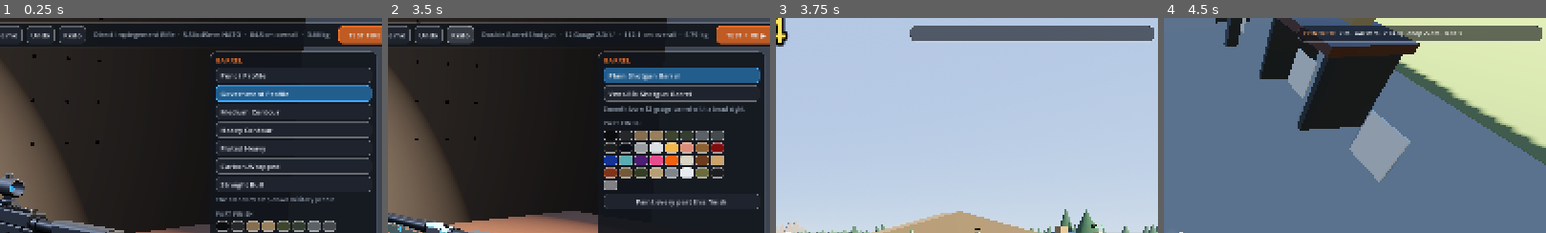
Above: before the commit, frames 1-4 (left to right).
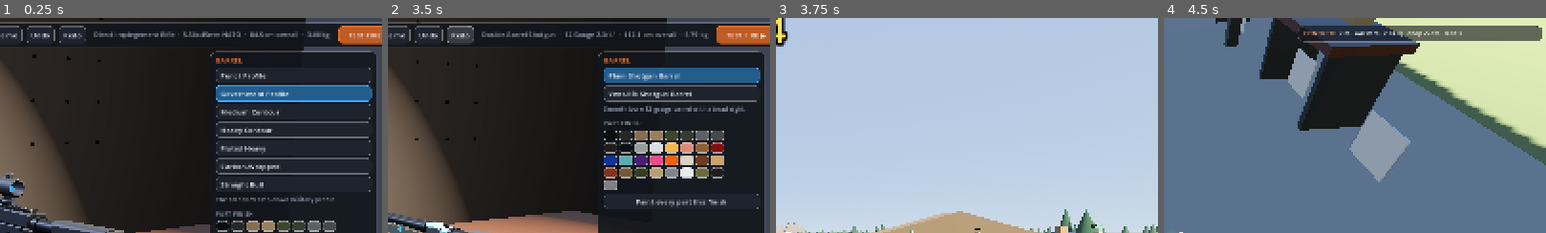
Above: after the commit, the same moments.

Repository: SubToFeralsloth11/forge-and-fire
Game: Godot game, scene res://main.tscn
Same seed, same stepped clock (60 frames per second), same inputs: the game is played once before the commit and once after it.
Inputs (mouse positions are % of the whole screen's width and height, from its top left):
- Up to frame 1 (0.25 s): no input
- Up to frame 2 (3.5 s): click "My Designs ▾" at 0.5 s; click "Surprise me" at 1.25 s; click "Undo" at 2 s; click "Redo" at 2.75 s
- Up to frame 3 (3.75 s): click "TEST FIRE ▶" at 3.5 s
- Up to frame 4 (4.5 s): tap Enter at 4.25 s; move the mouse to (55, 50) at 4.27 s; hold W from 4.28 s (still down); tap R at 4.35 s; click (55, 50) at 4.42 s
The pictures show only the part of the screen within x 50-100%, y 0-50%; the shares and areas given below are measured in that part.

Frames 1-2 are identical in both runs. In frame 3, 4.5% of the frame differs, in the area x 35-99%, y 3-11%; in frame 4, nothing differs.

Commit message:
Set iron-sight eye relief per platform, hide empty hit log

Diff:
--- a/scripts/hud.gd
+++ b/scripts/hud.gd
@@ -24,6 +24,7 @@
 var _lrf := -1.0
 var _wind_l: Label
 var _last_pellet := 0
+var hit_panel: PanelContainer
 
 
 func _ready() -> void:
@@ -47,6 +48,8 @@
 	info_l = UI.label("", 14, UI.MUTED)
 	bv.add_child(info_l)
 	var hl := UI.panel(Color(0.05, 0.06, 0.08, 0.6))
+	hl.visible = false
+	hit_panel = hl
 	hl.set_anchors_preset(Control.PRESET_TOP_RIGHT)
 	hl.offset_left = -520
 	hl.offset_right = -16
@@ -152,6 +155,7 @@
 	if _hits.size() > 7:
 		_hits.pop_back()
 	hit_l.text = "\n".join(_hits)
+	hit_panel.visible = true
 	if h.mat in ["steel", "dummy", "paper", "glass", "melon", "armor", "gel", "wood", "concrete", "tire", "explosion"]:
 		_marker = 1.0
 		_marker_col = Color(1, 0.3, 0.2) if h.mat == "dummy" else Color(1, 1, 1)
--- a/scripts/weapon.gd
+++ b/scripts/weapon.gd
@@ -471,7 +471,13 @@
 	var kind: String = info.optic_kind
 	var eye := 0.16
 	match kind:
-		"irons": eye = 0.12 if not pistol else 0.42
+		"irons":
+			eye = 0.12
+			if pistol:
+				eye = 0.42
+			elif rcv.fam in ["ak", "lever", "pump", "double"]:
+				# Rear sight sits forward on the receiver/barrel: the eye is far behind it.
+				eye = 0.3
 		"dot": eye = 0.2 if not pistol else 0.42
 		"holo": eye = 0.15
 		"scope": eye = 0.12
